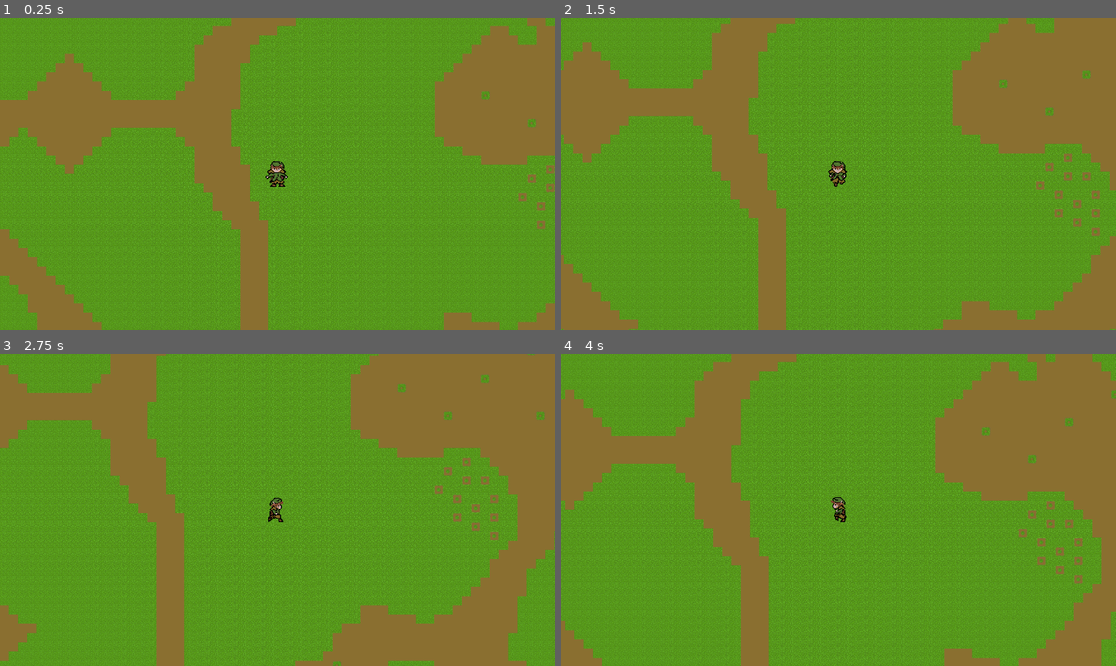
Above: before the commit, frames 1-4 (two rows, left to right).
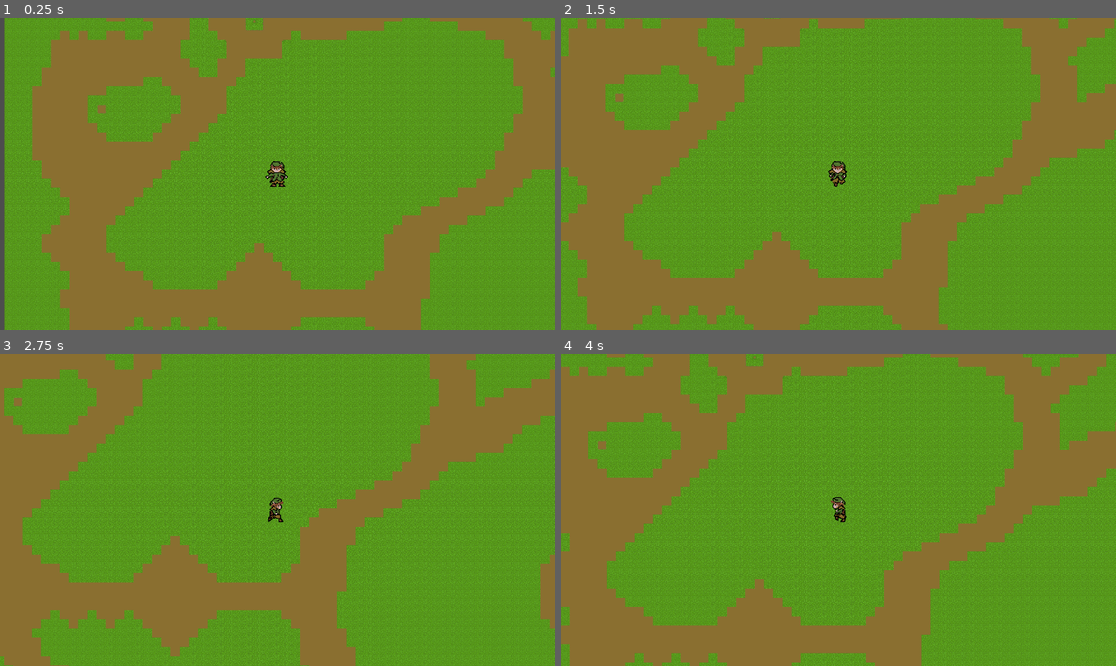
Above: after the commit, the same moments.

Repository: gravelee/Indie-Project
Game: Godot game, scene res://game.tscn
Same seed, same stepped clock (60 frames per second), same inputs: the game is played once before the commit and once after it.
Inputs (mouse positions are in pixels of both pictures, inside the frame that each line leads up to):
- Up to frame 1 (0.25 s): no input
- Up to frame 2 (1.5 s): tap Enter at 0.5 s; move the mouse to (960, 158) at 0.52 s; hold D 0.53-1.28 s; click (960, 158) at 0.67 s; move the mouse to (727, 189) at 1.27 s; hold S from 1.28 s (still down); click (727, 189) at 1.42 s
- Up to frame 3 (2.75 s): move the mouse to (333, 441) at 2.02 s; release S at 2.03 s; hold D from 2.03 s (still down); click (333, 441) at 2.17 s
- Up to frame 4 (4 s): move the mouse to (810, 572) at 2.77 s; release D at 2.78 s; hold W 2.78-3.53 s; click (810, 572) at 2.92 s; move the mouse to (1005, 556) at 3.52 s; hold A from 3.53 s (still down); click (1005, 556) at 3.67 s

The runs differ from the first frame. In frame 1, 43% of the frame differs, in the area x 0-100%, y 0-100%; in frame 2, 44%; in frame 3, 46%; in frame 4, 45%.

Commit message:
Player spawn from txt, entity loading foundation.

Diff:
--- a/game.gd
+++ b/game.gd
@@ -11,18 +11,82 @@
 
 const TILE_SIZE = 32
 
+# Called: Game.
 func _ready() -> void:
+
 	_load_terrain()
-	player.position = Vector2(50 * 32, 50 * 32)  # middle of 100x100 map
+	_load_entities()
+
 	var screen_size = get_viewport().get_visible_rect().size
 	$CanvasLayer/PlayerSprite.position = screen_size / 2.0
 
+# Called: Game.
+func _input(event: InputEvent) -> void:
+
+	if event is InputEventMouseButton:
+		if event.button_index == MOUSE_BUTTON_RIGHT:
+			rmb_held = event.pressed
+			if not rmb_held:
+				rmb_last_mouse = Vector2.ZERO
+
+# Called: Game.
 func _process(delta: float) -> void:
+
 	_handle_camera_rotation()
 	player.camera_angle = world_angle
 	camera.global_position = player.global_position
 	#print("FPS: ", Engine.get_frames_per_second(), "  angle: ", world_angle)
 
+
+# Called: _ready().
+func _load_terrain() -> void:
+
+	var file = FileAccess.open("res://level_01_terrain.txt", FileAccess.READ)
+
+	if file == null:
+		print("Could not open terrain file: ", FileAccess.get_open_error())
+		return
+
+	var rows = []
+
+	while not file.eof_reached():
+		var line = file.get_line().strip_edges()
+		if line == "":
+			continue
+		var cols = line.split(",")
+		rows.append(cols)
+	file.close()
+
+	# Transpose — same as pygame (grid[x][y])
+	for y in range(rows.size()):
+		for x in range(rows[y].size()):
+			var tile_id = int(rows[y][x])
+			world.set_cell(0, Vector2i(x, y), 0, Vector2i(tile_id % 24, tile_id / 24))
+
+# Called: _ready().
+func _load_entities() -> void:
+
+	var file = FileAccess.open("res://level_01_other.txt", FileAccess.READ)
+
+	if file == null:
+		return
+
+	var rows = []
+
+	while not file.eof_reached():
+		var line = file.get_line().strip_edges()
+		if line == "":
+			continue
+		rows.append(line.split(","))
+	file.close()
+
+	for y in range(rows.size()):
+		for x in range(rows[y].size()):
+			var tile_id = int(rows[y][x])
+			if tile_id == 1:  # Player spawn
+				player.position = Vector2(x * 32 + 16, y * 32 + 16)
+
+# Called: _process().
 func _handle_camera_rotation() -> void:
 
 	if not rmb_held:
@@ -41,35 +105,3 @@
 		camera.rotation_degrees = -world_angle
 
 	rmb_last_mouse = mouse_pos
-
-func _input(event: InputEvent) -> void:
-	if event is InputEventMouseButton:
-		if event.button_index == MOUSE_BUTTON_RIGHT:
-			rmb_held = event.pressed
-			if not rmb_held:
-				rmb_last_mouse = Vector2.ZERO
-
-func _load_terrain() -> void:
-
-	var file = FileAccess.open("res://level_01_terrain.txt", FileAccess.READ)
-
-	if file == null:
-		print("Could not open terrain file: ", FileAccess.get_open_error())
-		return
-
-	print("File opened successfully")
-
-	var rows = []
-	while not file.eof_reached():
-		var line = file.get_line().strip_edges()
-		if line == "":
-			continue
-		var cols = line.split(",")
-		rows.append(cols)
-	file.close()
-
-	# Transpose — same as pygame (grid[x][y])
-	for y in range(rows.size()):
-		for x in range(rows[y].size()):
-			var tile_id = int(rows[y][x])
-			world.set_cell(0, Vector2i(x, y), 0, Vector2i(tile_id % 24, tile_id / 24))
--- a/player.gd
+++ b/player.gd
@@ -6,42 +6,19 @@
 
 @onready var sprite: AnimatedSprite2D = $"../CanvasLayer/PlayerSprite"
 
+# Called: Game.
 func _ready() -> void:
+
 	_load_animations()
 
+# Called: Game.
 func _physics_process(delta: float) -> void:
+
 	_handle_movement(delta)
 	#print("pos: ", position, "  cam_angle: ", camera_angle)
 
-func _handle_movement(delta: float) -> void:
 
-	var input = Vector2.ZERO
-
-	if Input.is_key_pressed(KEY_W):	input.y -= 1
-	if Input.is_key_pressed(KEY_S):	input.y += 1
-	if Input.is_key_pressed(KEY_A):	input.x -= 1
-	if Input.is_key_pressed(KEY_D):	input.x += 1
-
-	if input.length() > 0:
-		input = input.normalized()
-
-		# Update facing based on screen-space input
-		if abs(input.x) >= abs(input.y):
-			facing = "east" if input.x > 0 else "west"
-		else:
-			facing = "south" if input.y > 0 else "north"
-
-		# Rotate input vector by camera angle so WASD always
-		# moves relative to screen orientation not world.
-		input = input.rotated(deg_to_rad(-camera_angle))
-
-		sprite.play("walking_" + facing)
-	else:
-		sprite.play("idle_neutral_" + facing)
-
-	velocity = input * speed
-	move_and_slide()
-
+# Called: _ready().
 func _load_animations() -> void:
 
 	var frames = SpriteFrames.new()
@@ -76,3 +53,33 @@
 			frames.add_frame(anim_name, atlas)
 
 	sprite.play("idle_neutral_south")
+
+# Called: _physics_process().
+func _handle_movement(delta: float) -> void:
+
+	var input = Vector2.ZERO
+
+	if Input.is_key_pressed(KEY_W):	input.y -= 1
+	if Input.is_key_pressed(KEY_S):	input.y += 1
+	if Input.is_key_pressed(KEY_A):	input.x -= 1
+	if Input.is_key_pressed(KEY_D):	input.x += 1
+
+	if input.length() > 0:
+		input = input.normalized()
+
+		# Update facing based on screen-space input
+		if abs(input.x) >= abs(input.y):
+			facing = "east" if input.x > 0 else "west"
+		else:
+			facing = "south" if input.y > 0 else "north"
+
+		# Rotate input vector by camera angle so WASD always
+		# moves relative to screen orientation not world.
+		input = input.rotated(deg_to_rad(-camera_angle))
+
+		sprite.play("walking_" + facing)
+	else:
+		sprite.play("idle_neutral_" + facing)
+
+	velocity = input * speed
+	move_and_slide()
